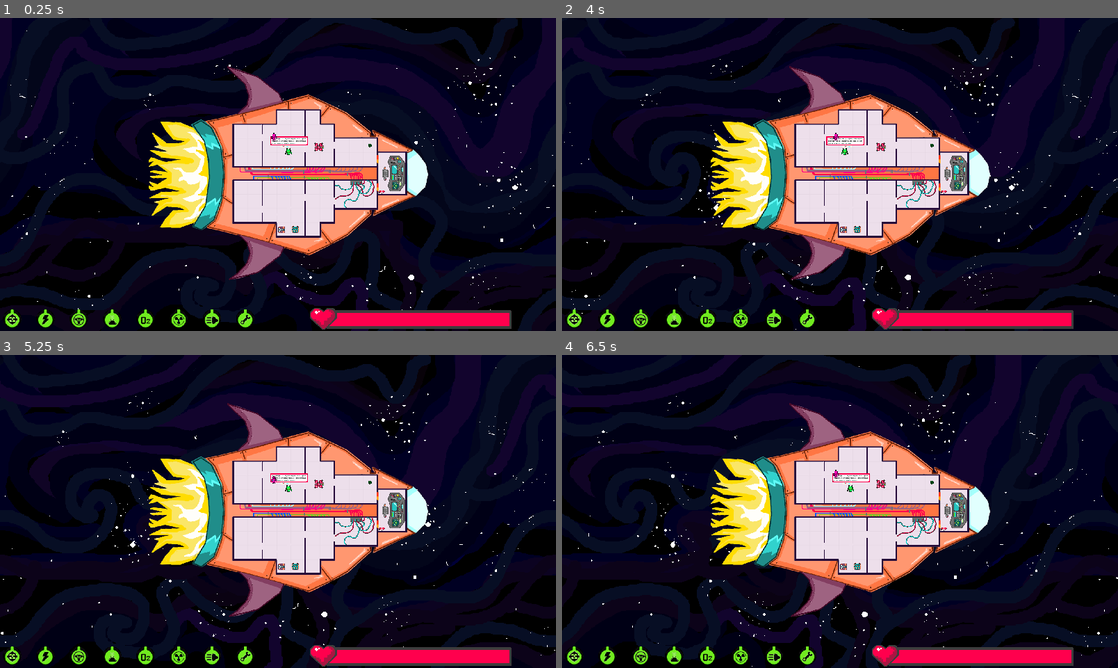
Above: before the commit, frames 1-4 (two rows, left to right).
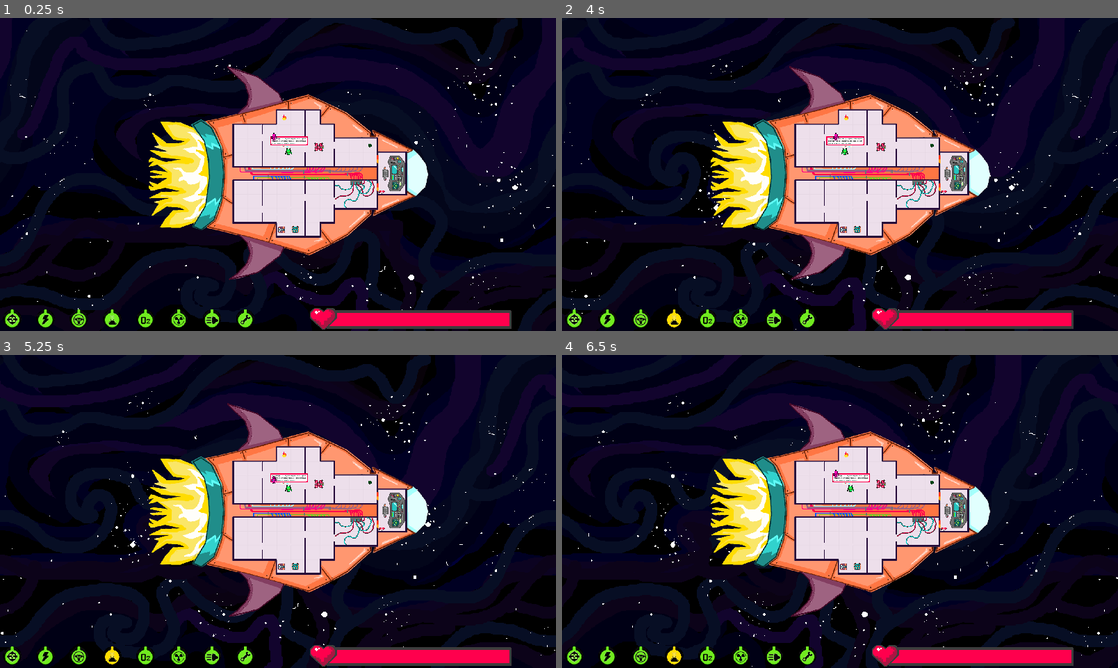
Above: after the commit, the same moments.

Repository: feargrinn/cyberiada2024
Game: Godot game, scene res://scenes/key_scenes/game.tscn
Two runs of this game, one before a commit and one after it. Both use one fixed random seed, a clock stepped at 60 frames per second and the inputs below.
Inputs:
- Up to frame 1 (0.25 s): no input
- Up to frame 2 (4 s): tap Enter (interact_B) at 0.5, 0.8, 1.35, 2.3, 3.8 s; tap Space (interact_A) at 0.6, 1.55, 3.05 s; tap S (A_dol) at 2.1 s; tap W (A_gora) at 2.85 s; tap A (A_lewo) at 3.6 s
- Up to frame 3 (5.25 s): tap D (A_prawo) at 4.35 s; tap Space (interact_A) at 4.55 s; tap Down (B_dol) at 5.1 s
- Up to frame 4 (6.5 s): tap Enter (interact_B) at 5.3 s; tap Up (B_gora) at 5.85 s; tap Space (interact_A) at 6.05 s

The runs differ from the first frame. In frame 1, less than 0.1% of the frame differs, in the area x 50-52%, y 30-33%; in frame 2, 0.1%, in the area x 18-52%, y 30-99%; in frame 3, 0.1%; in frame 4, 0.1%.

Commit message:
ogin po raz drugi
bo pierwszego prometeusz nie utrzymał APPAREN RTYJKDFSGHUIZX

Diff:
--- a/scenes/key_scenes/game.tscn
+++ b/scenes/key_scenes/game.tscn
@@ -25,6 +25,7 @@
 [ext_resource type="Texture2D" uid="uid://bqro4edpinsnn" path="res://textures/Symbole GUI statku/WorkshopGood.png" id="17_pxd5n"]
 [ext_resource type="Texture2D" uid="uid://cy4mknu2nivo2" path="res://textures/Symbole GUI statku/LabGood.png" id="18_0hldj"]
 [ext_resource type="Texture2D" uid="uid://yraqxdibqe5u" path="res://textures/Symbole GUI statku/CisnienieGood.png" id="19_1n7c5"]
+[ext_resource type="Texture2D" uid="uid://d4j3dgmbrun26" path="res://textures/itemy kluczowe/transparent.png" id="19_mde88"]
 [ext_resource type="Texture2D" uid="uid://bevjoqxs7fevx" path="res://textures/Symbole GUI statku/SilnikGood.png" id="20_pm5kd"]
 [ext_resource type="Script" path="res://scenes/key_scenes/ogien.gd" id="21_feknf"]
 [ext_resource type="Texture2D" uid="uid://dd6o7bqplbclx" path="res://textures/ogieni.png" id="22_3nhdm"]
@@ -98,6 +99,13 @@
 [sub_resource type="RectangleShape2D" id="RectangleShape2D_e0wth"]
 size = Vector2(0.41, 0.388964)
 
+[sub_resource type="RectangleShape2D" id="RectangleShape2D_yp3c0"]
+size = Vector2(0.390002, 0.333397)
+
+[sub_resource type="AtlasTexture" id="AtlasTexture_73g8a"]
+atlas = ExtResource("19_mde88")
+region = Rect2(0, 0, 1, 1)
+
 [sub_resource type="AtlasTexture" id="AtlasTexture_ysvq4"]
 atlas = ExtResource("22_3nhdm")
 region = Rect2(0, 0, 15, 20)
@@ -108,7 +116,10 @@
 
 [sub_resource type="SpriteFrames" id="SpriteFrames_7wbly"]
 animations = [{
-"frames": [],
+"frames": [{
+"duration": 1.0,
+"texture": SubResource("AtlasTexture_73g8a")
+}],
 "loop": true,
 "name": &"nie pali",
 "speed": 5.0
@@ -122,6 +133,21 @@
 }],
 "loop": true,
 "name": &"pali",
+"speed": 5.0
+}]
+
+[sub_resource type="RectangleShape2D" id="RectangleShape2D_e1g62"]
+
+[sub_resource type="SpriteFrames" id="SpriteFrames_pf1ic"]
+animations = [{
+"frames": [],
+"loop": true,
+"name": &"rura_bad",
+"speed": 5.0
+}, {
+"frames": [],
+"loop": true,
+"name": &"rura_good",
 "speed": 5.0
 }]
 
@@ -241,28 +267,37 @@
 scale = Vector2(100, 107.979)
 shape = SubResource("RectangleShape2D_e0wth")
 
-[node name="characterA" parent="game" instance=ExtResource("3_l4nfy")]
-position = Vector2(997, 447)
-script = ExtResource("4_y8s4w")
-
-[node name="characterB" parent="game" instance=ExtResource("5_uwlxt")]
-position = Vector2(946, 407)
-
 [node name="ogien" type="Area2D" parent="game" groups=["interactable"]]
 position = Vector2(1229, 608)
 rotation = -3.14159
 script = ExtResource("21_feknf")
 
 [node name="CollisionShape2D" type="CollisionShape2D" parent="game/ogien"]
-position = Vector2(-49.5, 23)
+position = Vector2(248.501, 263.999)
 scale = Vector2(100, 107.979)
-shape = SubResource("RectangleShape2D_e0wth")
+shape = SubResource("RectangleShape2D_yp3c0")
 
 [node name="ogin" type="AnimatedSprite2D" parent="game/ogien"]
 position = Vector2(247.001, 263.999)
 sprite_frames = SubResource("SpriteFrames_7wbly")
-animation = &"nie pali"
+animation = &"pali"
 flip_v = true
+
+[node name="rury" type="Area2D" parent="game"]
+
+[node name="CollisionShape2D" type="CollisionShape2D" parent="game/rury"]
+shape = SubResource("RectangleShape2D_e1g62")
+
+[node name="Sprite2D" type="AnimatedSprite2D" parent="game/rury"]
+sprite_frames = SubResource("SpriteFrames_pf1ic")
+animation = &"rura_bad"
+
+[node name="characterA" parent="game" instance=ExtResource("3_l4nfy")]
+position = Vector2(997, 447)
+script = ExtResource("4_y8s4w")
+
+[node name="characterB" parent="game" instance=ExtResource("5_uwlxt")]
+position = Vector2(946, 407)
 
 [node name="MarginContainer" type="MarginContainer" parent="."]
 layout_mode = 2
--- a/scenes/key_scenes/ogien.gd
+++ b/scenes/key_scenes/ogien.gd
@@ -1,5 +1,5 @@
 extends Area2D
-var cycles_to_next = 10
+var cycles_to_next = 1
 
 # Called when the node enters the scene tree for the first time.
 func _ready() -> void:
@@ -22,11 +22,12 @@
 		cycles_to_next -=1
 
 func interact(player):
-	var sprite = player.get_node_or_null("sprite")
-	#print('p',sprite.texture.resource_path)
-	#print('p2',"res://textures/itemy kluczowe/wrench_sprite_24x12.png")
+	print('dsfhjkdsgfhjvyuidsfjnk')
+	var sprite = player.get_node("sprite")
+	print('p',sprite.texture.resource_path)
+	print('p2',"res://textures/itemy kluczowe/gasnica.final.png")
 	#zmien niżej na gaśnice
-	if sprite and sprite.texture.resource_path == "res://.godot/imported/gasnica.final.png-5bca7fbd06bf146bd03670ba483ab2a2.ctex":
-		#print('sjkdsdfjnkdsfhjkdcjdcsnkdscjndsjkdsjnkhjkdsfjkh')
+	if sprite and sprite.texture.resource_path == "res://textures/itemy kluczowe/gasnica.final.png":
+		print('sjkdsdfjnkdsfhjkdcjdcsnkdscjndsjkdsjnkhjkdsfjkh')
 		$ogin.animation = "nie pali"
 		cycles_to_next += 5
--- a/scripts/character_b.gd
+++ b/scripts/character_b.gd
@@ -29,4 +29,3 @@
 		#print(area)
 		if area.overlaps_body(self):
 			area.interact(self)
-			#print('shjdbadshjkjhkadshjkadjhkd')
Not shown: 2 places in scenes/key_scenes/game.tscn that only renumber resources
Binary file added: textures/itemy kluczowe/transparent.png
Not shown, added: textures/itemy kluczowe/transparent.png.import
